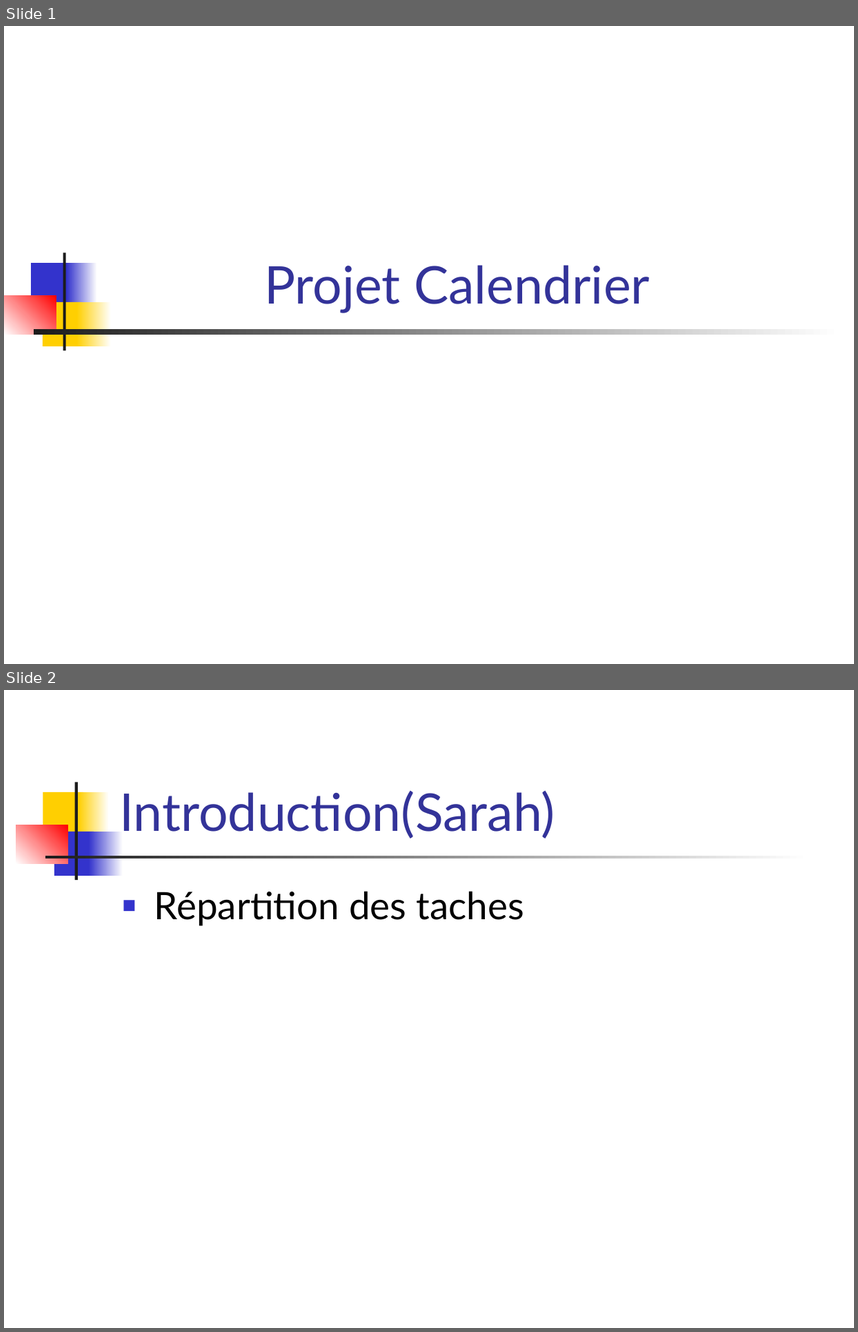
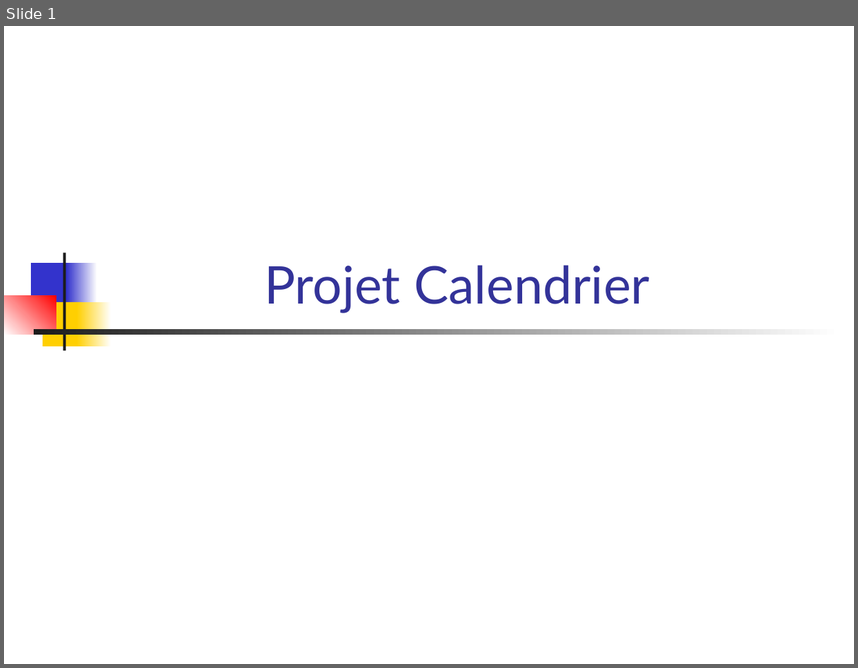
Before and after one commit to becharib/Calendar, a slide deck: Présentation/Soutenance projet.ppt. Shown one above the other, each under a label of ours: slides 1 and 2 before the commit, slide 1 after it. The pictures are 858x1332 and 858x668 pixels, drawn with LibreOffice and Linux fonts; fonts in the diff are those of the drawing. Boxes give left, top, right and bottom in pixels: in the first picture for what was removed or moved away, otherwise in the second. Text is boxed around its words. In the diff, an @@ line names an element or a change of style, - is before the commit and + after.

```diff
--- a/Présentation/Soutenance projet.ppt
+++ b/Présentation/Soutenance projet.ppt
@@ slide 2 removed at bbox=[4, 690, 854, 1328], background #FFFFFF @@
@@ rectangle removed at bbox=[43, 792, 84, 836] @@
@@ rectangle removed at bbox=[74, 782, 77, 880] @@
@@ rectangle removed at bbox=[79, 792, 110, 836] @@
@@ title removed at bbox=[119, 791, 555, 838] @@
-Introduction(Sarah)
@@ rectangle removed at bbox=[16, 825, 67, 863] @@
@@ rectangle removed at bbox=[54, 831, 93, 876] @@
@@ rectangle removed at bbox=[89, 831, 123, 876] @@
@@ rectangle removed at bbox=[45, 856, 810, 858] @@
@@ text removed at bbox=[154, 891, 524, 926] @@
-■ Répartition des taches
```
Also in this commit, not shown: 14 slides changed, 2 slides added, 1 other slide removed.
